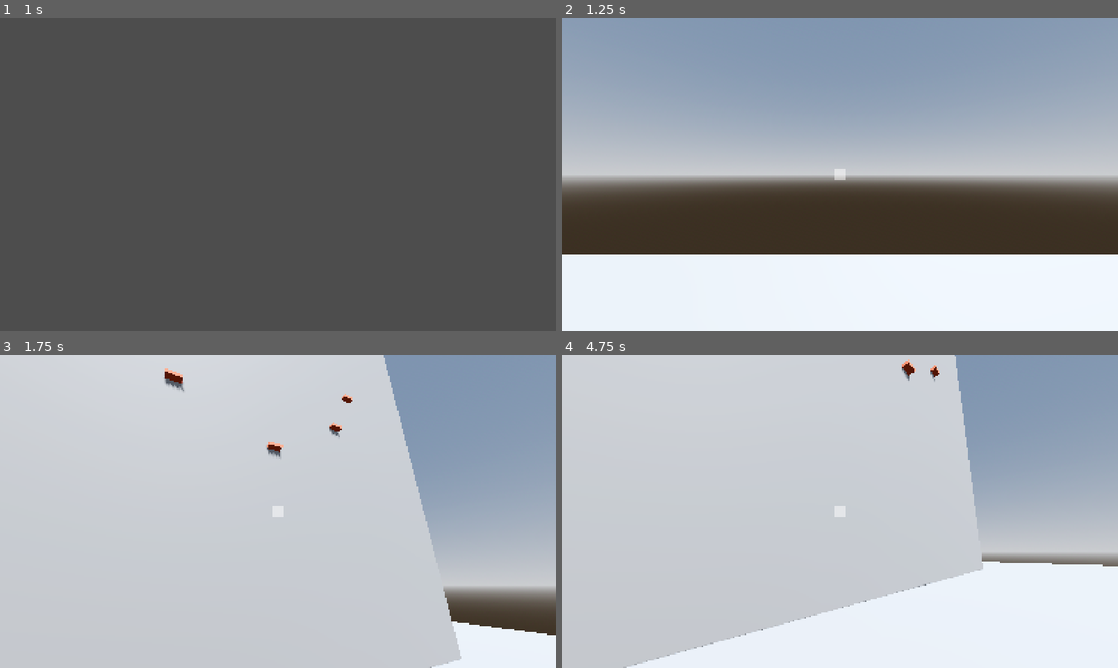
Above: before the commit, frames 1-4 (two rows, left to right).
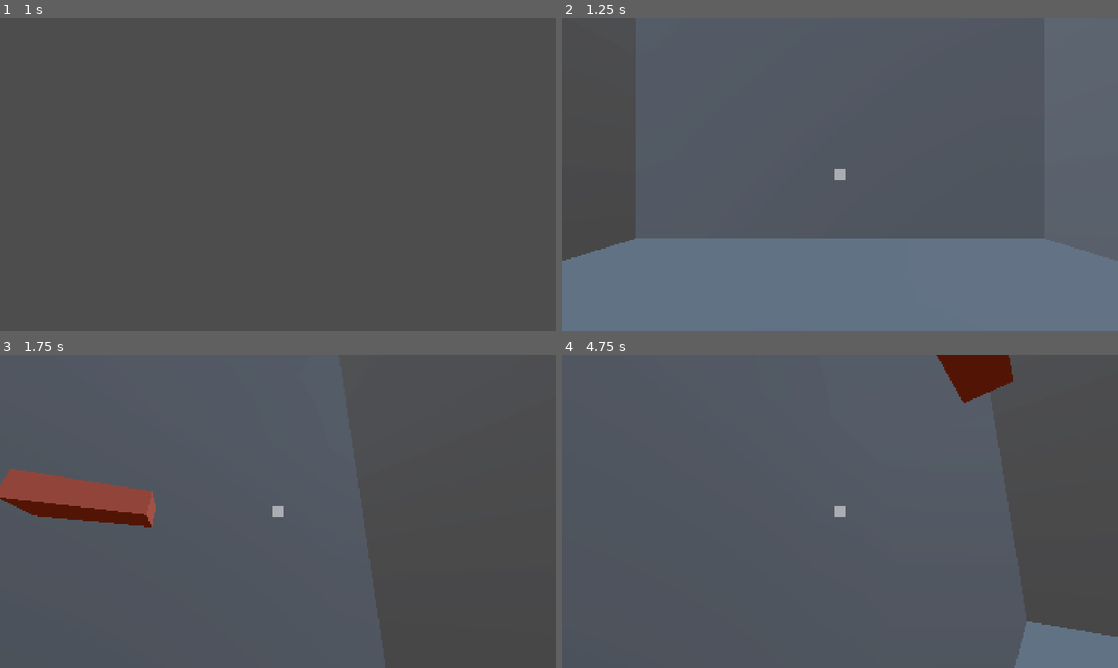
Above: after the commit, the same moments.

Repository: PixelSaver/WannaFall
Game: Godot game, scene res://Scenes/menu_screen.tscn
The game is run twice, just before and just after one commit, with the same random seed, the same clock (stepped at 60 frames per second) and the same inputs.
Inputs (mouse positions are in pixels of both pictures, inside the frame that each line leads up to):
- Up to frame 1 (1 s): click "Start Game" at 0.5 s
- Up to frame 2 (1.25 s): no input
- Up to frame 3 (1.75 s): move the mouse to (305, 511) at 1.27 s; hold W (up) from 1.28 s (still down); click (305, 511) at 1.35 s; tap Space (jump) at 1.52 s
- Up to frame 4 (4.75 s): keep holding W (up); move the mouse to (812, 511) at 2.02 s; right-click (812, 511) at 2.1 s; tap Space (jump) at 2.27, 3.77, 4.52 s; move the mouse to (851, 505) at 2.77 s; click (851, 505) at 2.85 s; move the mouse to (834, 517) at 3.52 s; right-click (834, 517) at 3.6 s; move the mouse to (878, 514) at 4.27 s; click (878, 514) at 4.35 s

Frame 1 is identical in both runs. In frame 2, 99% of the frame differs, in the area x 0-100%, y 0-100%; in frame 3, 99%; in frame 4, 100%.

Commit message:
Oops forgot to place the player back at the start

Diff:
--- a/Scenes/world.tscn
+++ b/Scenes/world.tscn
@@ -131,7 +131,7 @@
 shadow_enabled = true
 
 [node name="Player" parent="." instance=ExtResource("1_a02cp")]
-transform = Transform3D(1, 0, 0, 0, 1, 0, 0, 0, 1, -13, 44, 0)
+transform = Transform3D(1, 0, 0, 0, 1, 0, 0, 0, 1, 0, 1, 0)
 stamina_gradient = SubResource("GradientTexture1D_8j60k")
 
 [node name="Map" type="Node3D" parent="."]
Not shown, added: Media/gameplay3.png.import
